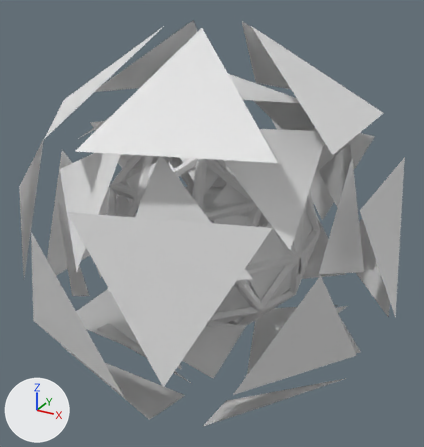
One commit to the Blender file Assets/Anson/Model/GlitchIcosphere.blend: the scene before it, then after it.
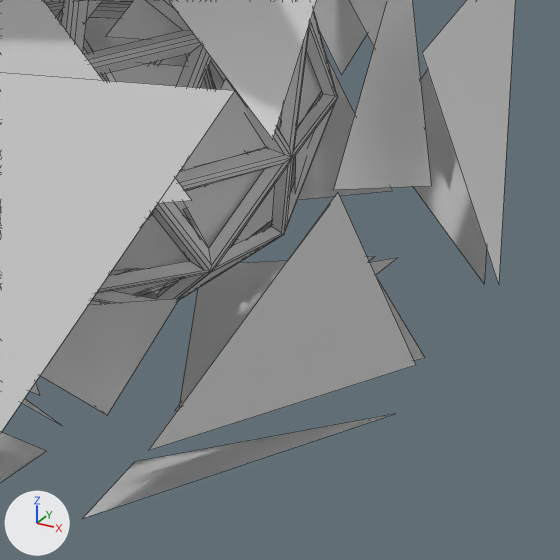
Old and new are each drawn whole from a 50 mm camera at (1.48, -2.68, 1.35) aimed at (0.0, 0.01, 0.01) and again close up on the part from 39% to 100% of the width and 42% to 100% of the height. Arrows for +X, +Y and +Z are at lower left; the lights stay in place. The close-ups show mesh edges as thin lines.

In view in the first close-up: 'Icosphere', 'Icosphere.002', 'IcosphereComplex.001', 'IcosphereComplexEdge'.
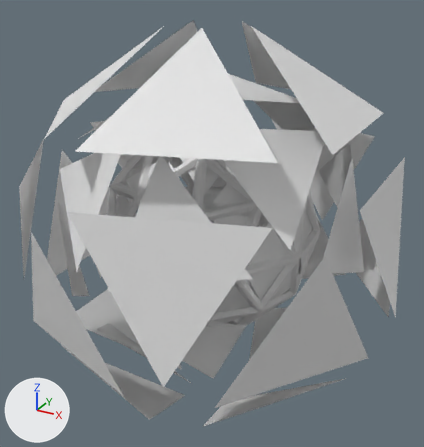
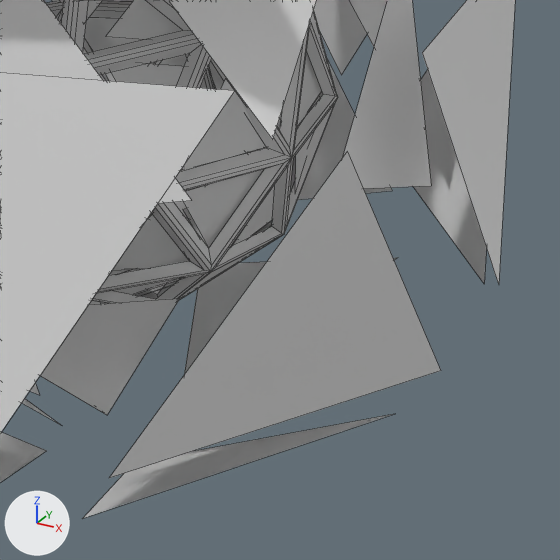
Changed parts and their boxes (x1, y1, x2, y2) in the close-ups (560 x 560 px; the box of a moved part takes in the faces that stretch with it):
part 1 of me_icosphere_003, moved or reshaped
    before: (149, 193, 415, 450)
    after: (109, 151, 441, 478)

Diff of the bpy script that builds the scene:
```diff
--- a/Assets/Anson/Model/GlitchIcosphere.blend.py
+++ b/Assets/Anson/Model/GlitchIcosphere.blend.py
@@ me_icosphere_003 @@
 me_icosphere_003.from_pydata(...)  # 60 vertices, 20 faces; spans x -0.85..0.85, y -0.81..0.81, z -0.87..0.87
 # used by ob_icosphere_002; location = (0.0, 0.0, 0.0); rotation_euler = (3.142, 0.0, 0.0), in degrees (180, 0, 0); scale = (1.25, 1.25, 1.25)
-me_icosphere_003.vertices[5].co = (0.68, 0.49, -0.16)  # pixel (337, 192)
-me_icosphere_003.vertices[38].co = (0.77, 0.22, 0.3)  # pixel (415, 365)
-me_icosphere_003.vertices[54].co = (0.45, 0.66, 0.3)  # pixel (148, 450)
+# me_icosphere_003 part 1
+me_icosphere_003.vertices[5].co = (0.69, 0.5, -0.23)  # pixel (347, 151)
+me_icosphere_003.vertices[38].co = (0.8, 0.17, 0.34)  # pixel (440, 370)
+me_icosphere_003.vertices[54].co = (0.4, 0.71, 0.34)  # pixel (108, 478)
 me_icosphere_003.materials.append(mat_outer_layer)
```
